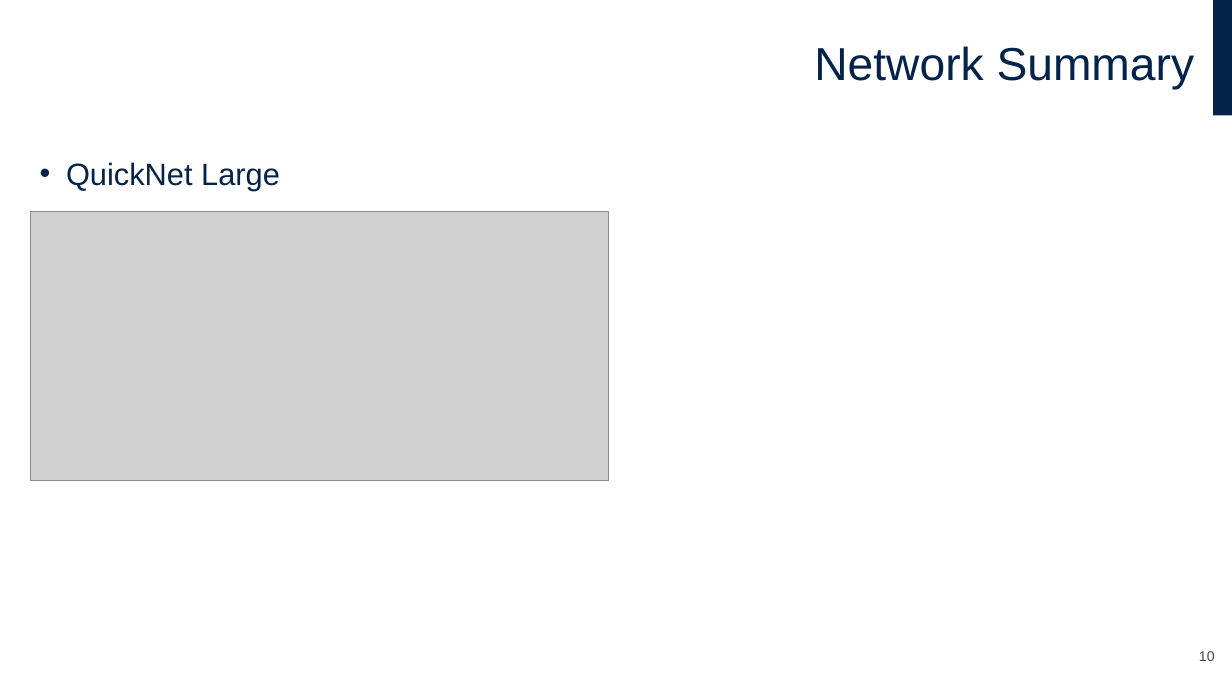
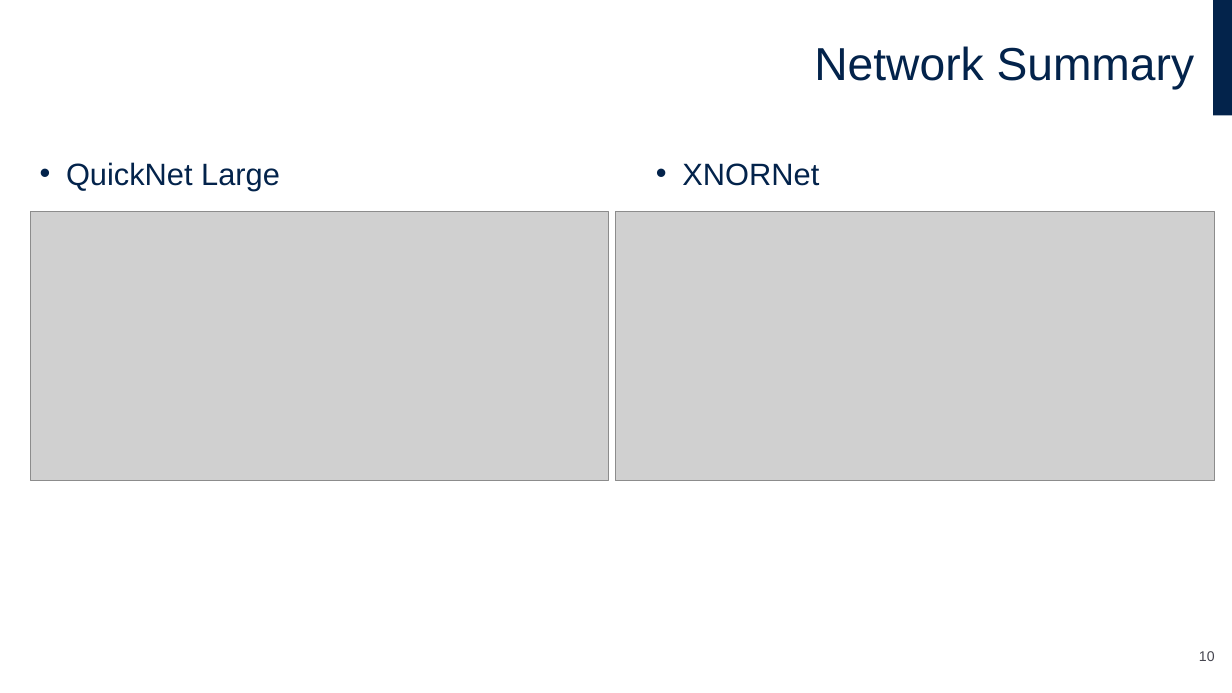
Before and after one commit to FrancescoLoro/qkeras_vs_larq_zoo_tester, a slide deck: slide 10 of zoo_qkeras_vs_larq.pptx. Drawn at 1232x693 pixels with LibreOffice and Linux fonts; fonts in the diff are those of the drawing; grey boxes stand for pictures; background and template pictures are left out. Boxes give left, top, right and bottom in pixels: in the first picture for what was removed or moved away, otherwise in the second. Text is boxed around its words. In the diff, an @@ line names an element or a change of style, - is before the commit and + after.

Commit message:
added XNORNet and Binary to Real Net

```diff
--- a/zoo_qkeras_vs_larq.pptx
+++ b/zoo_qkeras_vs_larq.pptx
@@ text added at (682, 163, 819, 186), 24 pt, text #03234B @@
+• XNORNet
@@ picture added at (616, 212, 1215, 481) @@
```
Also in this commit, not shown: 2 other slides changed, 1 slide added, 23 other files.
